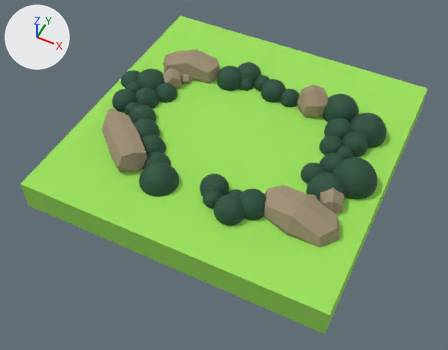
One commit to the glTF model client/public/assets/mainLevel.glb: the scene before it, then after it.
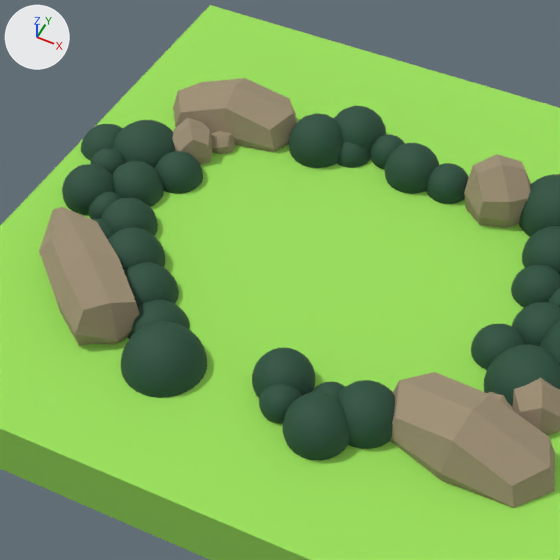
There are two pictures of each version: one whole from a 50 mm camera at (11.88, -25.87, 27.64) aimed at (0.01, -2.14, -2.03), one close up on the part from 19% to 76% of the width and 4% to 78% of the height. Every picture has the same lights, and +X, +Y and +Z are marked at upper left. Where no turn or scale is listed for an object, it has been applied to the vertices.
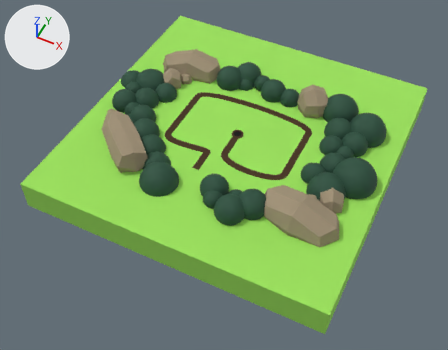
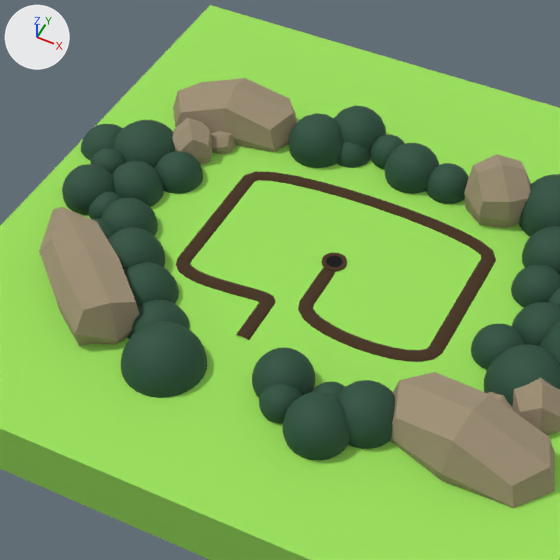
Patch to the scene script:
```diff
--- a/client/public/assets/mainLevel.glb.py
+++ b/client/public/assets/mainLevel.glb.py
@@ mat_abyss @@
+mat_abyss = principled_material('Abyss')
+mat_abyss.base_color = (0.0, 0.0, 0.0)  # black #000000
+mat_abyss.roughness = 1.0
@@ mat_road @@
+mat_road = principled_material('Road')
+mat_road.base_color = (0.0602, 0.0301, 0.0106)  # brown #45301a
+mat_road.roughness = 1.0
@@ me_cylinder @@
+me_cylinder.from_pydata(...)  # 128 vertices, 252 faces; spans x -0.367..0.367, y -0.367..0.367, z 0.102..0.367
+# faces by material slot: [222, 30]
+me_cylinder.materials.append(mat_road)  # brown #45301a
+me_cylinder.materials.append(mat_abyss)  # black #000000
@@ me_béziercurve_001 @@
+me_béziercurve_001.from_pydata(...)  # 582 vertices, 1152 faces; spans x -4.25..4.25, y -4.0..3.0, z -0.18..0.06
+me_béziercurve_001.materials.append(mat_road)  # brown #45301a
@@ ob_cylinder @@
+ob_cylinder = bpy.data.objects.new('Cylinder', me_cylinder)
+ob_cylinder.location = (0.0, -0.18, -0.44)
@@ ob_beziercurve_001 @@
+ob_beziercurve_001 = bpy.data.objects.new('BezierCurve.001', me_béziercurve_001)
+ob_beziercurve_001.location = (0.0, 0.0, -0.15)
```

What differs and where, as boxes [x1, y1, x2, y2] in the close-ups (560 x 560 px):
'BezierCurve.001', added (brown): after [176, 171, 496, 362]
'Cylinder', added: after [322, 253, 347, 272]
    faces in mat_road (brown #45301a): [322, 253, 347, 272]
    faces in mat_abyss (black #000000): [326, 256, 342, 267]
